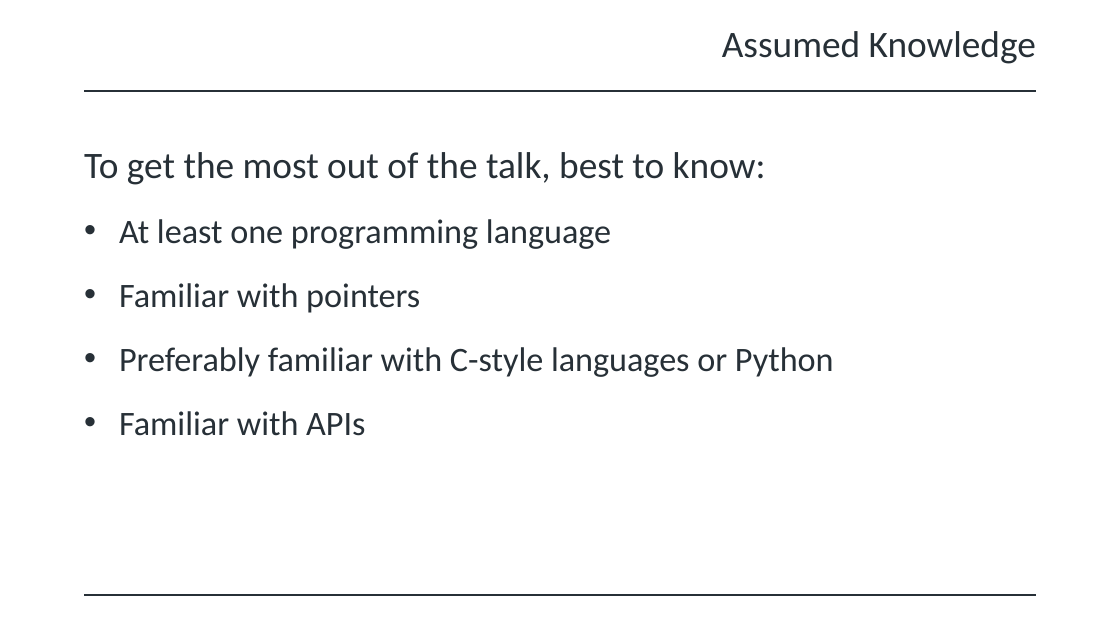
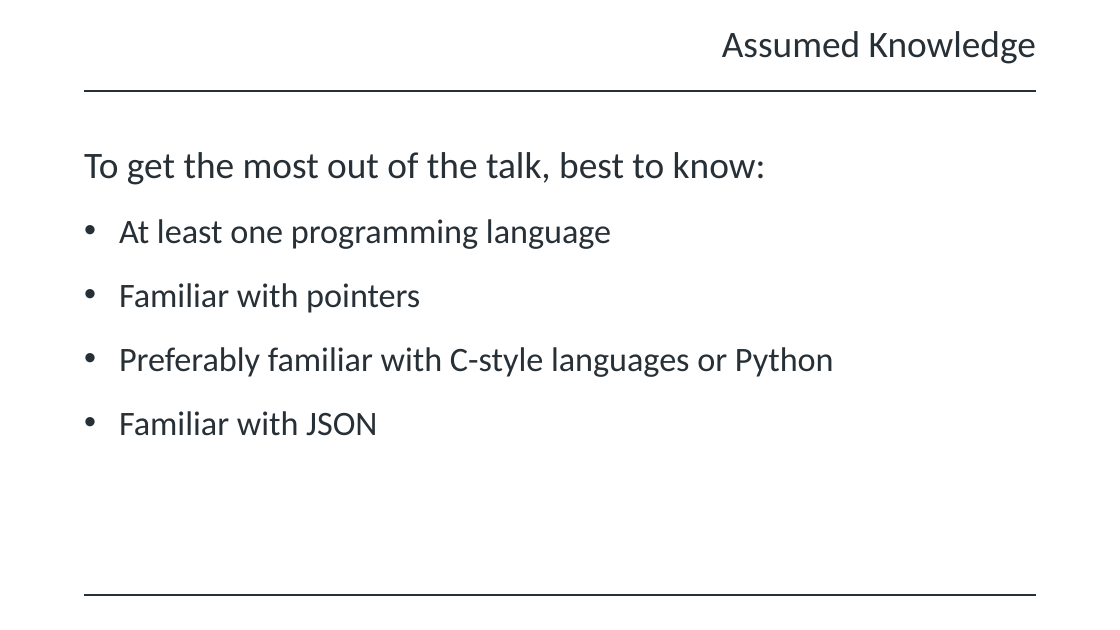
Before and after one commit to harrisonzhao/simple-golang-webapp, a slide deck: slide 6 of presentation/hackcooper presentation.pptx. Drawn at 1120x630 pixels with LibreOffice and Linux fonts; fonts in the diff are those of the drawing; background and template pictures are left out. Boxes give left, top, right and bottom in pixels: in the first picture for what was removed or moved away, otherwise in the second. Text is boxed around its words. In the diff, an @@ line names an element or a change of style, - is before the commit and + after.

```diff
--- a/presentation/hackcooper presentation.pptx
+++ b/presentation/hackcooper presentation.pptx
@@ text at [119,411,377,436]: text changed @@
-• Familiar with APIs
+• Familiar with JSON
```
Also in this commit, not shown: 1 other slide changed, 2 other files.
